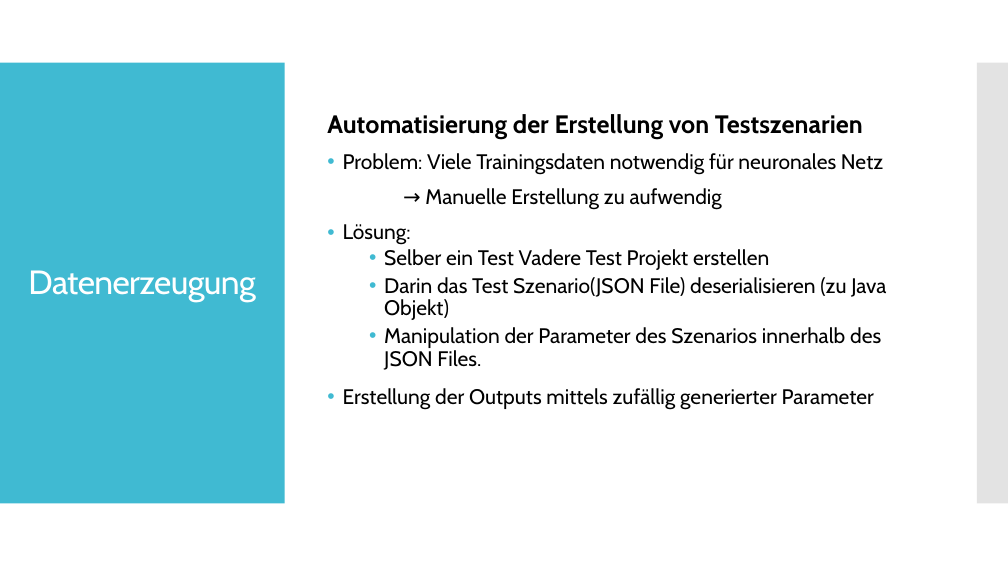
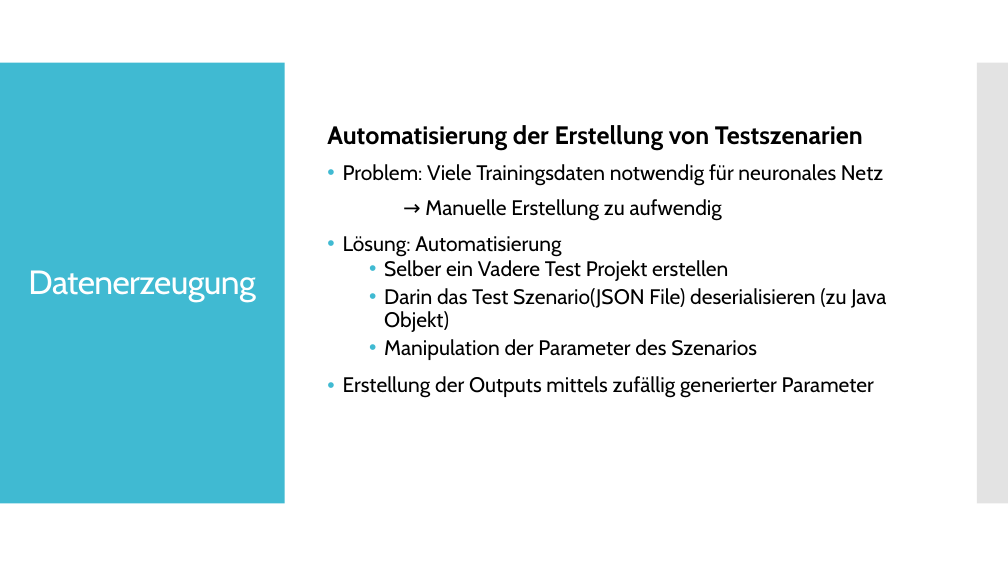
Before and after one commit to Datagroup-ModSim/ModSim17-data-generation-filters, a slide deck: slide 11 of presentations/Datenerzeugung und Datenanalyse_Sprint1_formatiert.pptx. Drawn at 1008x567 pixels with LibreOffice and Linux fonts; fonts in the diff are those of the drawing. Boxes give left, top, right and bottom in pixels: in the first picture for what was removed or moved away, otherwise in the second. Text is boxed around its words. In the diff, an @@ line names an element or a change of style, - is before the commit and + after.

```diff
--- a/presentations/Datenerzeugung und Datenanalyse_Sprint1_formatiert.pptx
+++ b/presentations/Datenerzeugung und Datenanalyse_Sprint1_formatiert.pptx
@@ text at (343,236,728,281): text changed @@
-• Lösung:
-  • Selber ein Test Vadere Test Projekt erstellen
+• Lösung: Automatisierung
+  • Selber ein Vadere Test Projekt erstellen
@@ text at (384,339,757,360): text changed @@
-  • Manipulation der Parameter des Szenarios innerhalb des JSON Files.
+  • Manipulation der Parameter des Szenarios
```
Also in this commit, not shown: 8 other slides changed, 1 slide removed.
